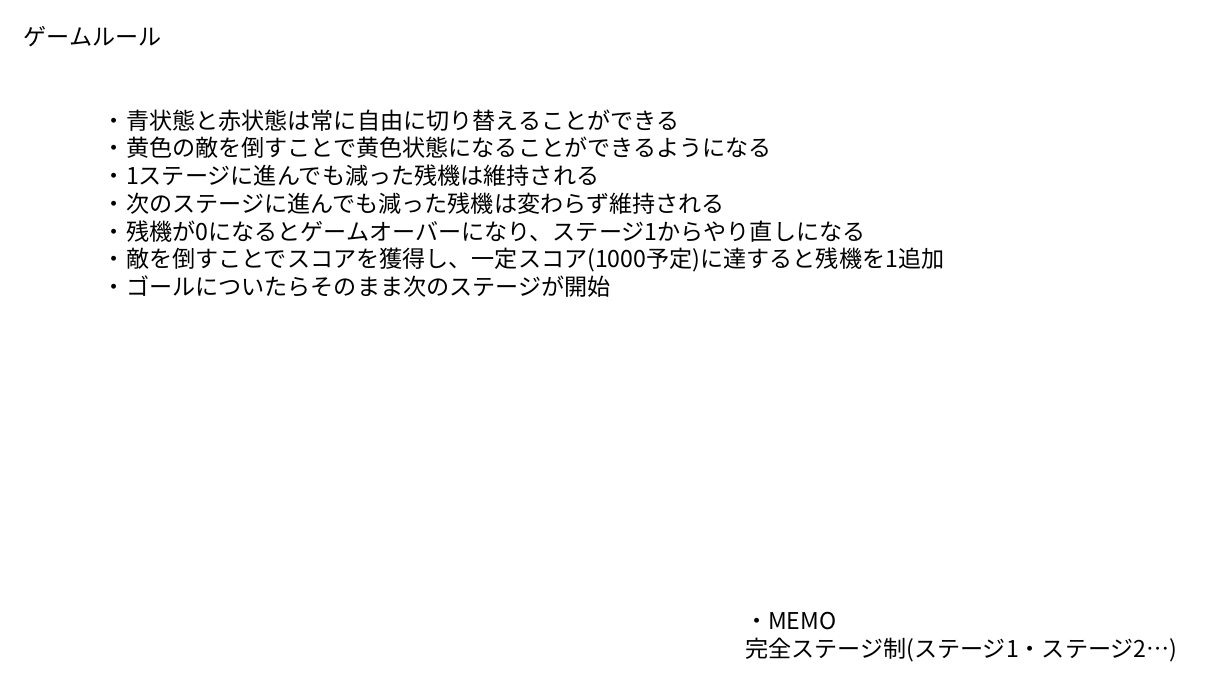
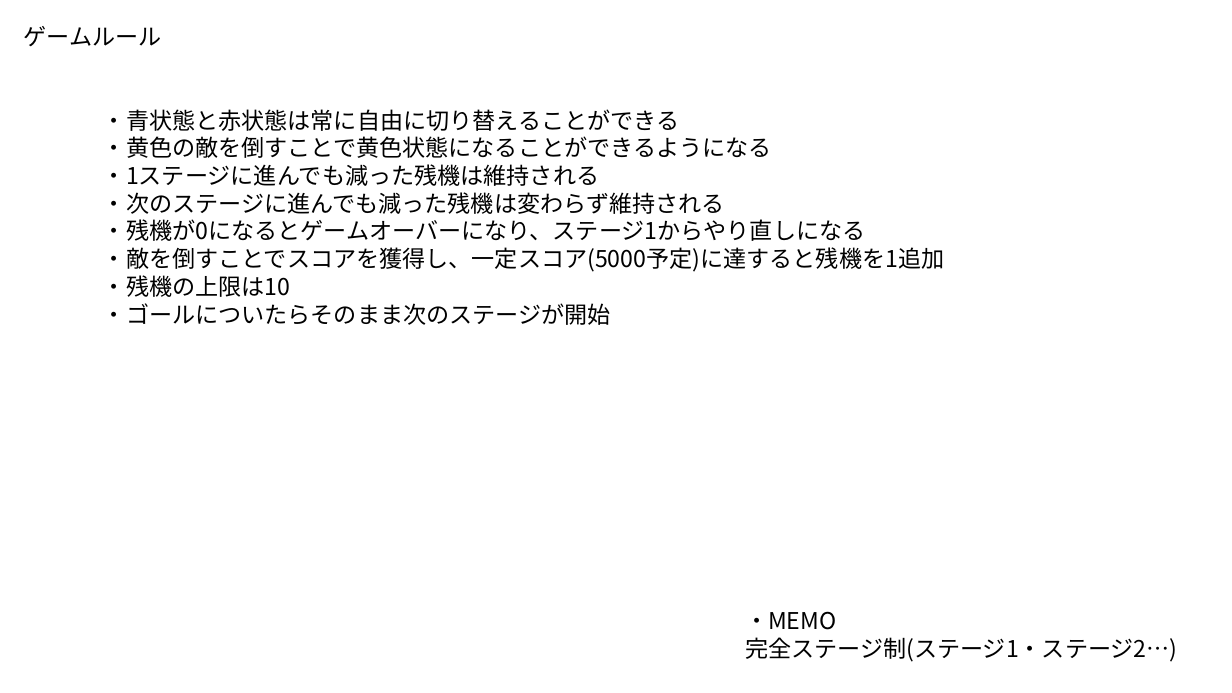
Before and after one commit to Akiyoshi-2/GameProbuctionPractice1, a slide deck: slide 1 of 仕様書/ゲームルール.pptx. Drawn at 1232x693 pixels with LibreOffice and Linux fonts; fonts in the diff are those of the drawing. Boxes give left, top, right and bottom in pixels: in the first picture for what was removed or moved away, otherwise in the second. Text is boxed around its words. In the diff, an @@ line names an element or a change of style, - is before the commit and + after.

Commit message:
仕様書/ゲームルール　内容変更

```diff
--- a/仕様書/ゲームルール.pptx
+++ b/仕様書/ゲームルール.pptx
@@ text at box(103, 247, 944, 297): text changed @@
-・敵を倒すことでスコアを獲得し、一定スコア(1000予定)に達すると残機を1追加
+・敵を倒すことでスコアを獲得し、一定スコア(5000予定)に達すると残機を1追加
+・残機の上限は10
```
